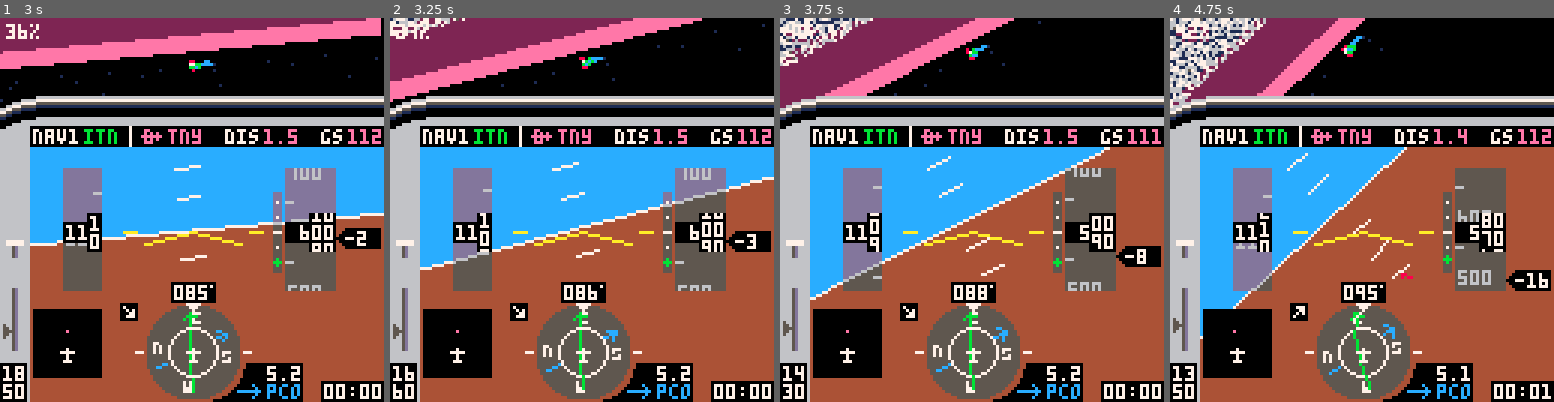
Above: before the commit, frames 1-4 (left to right).
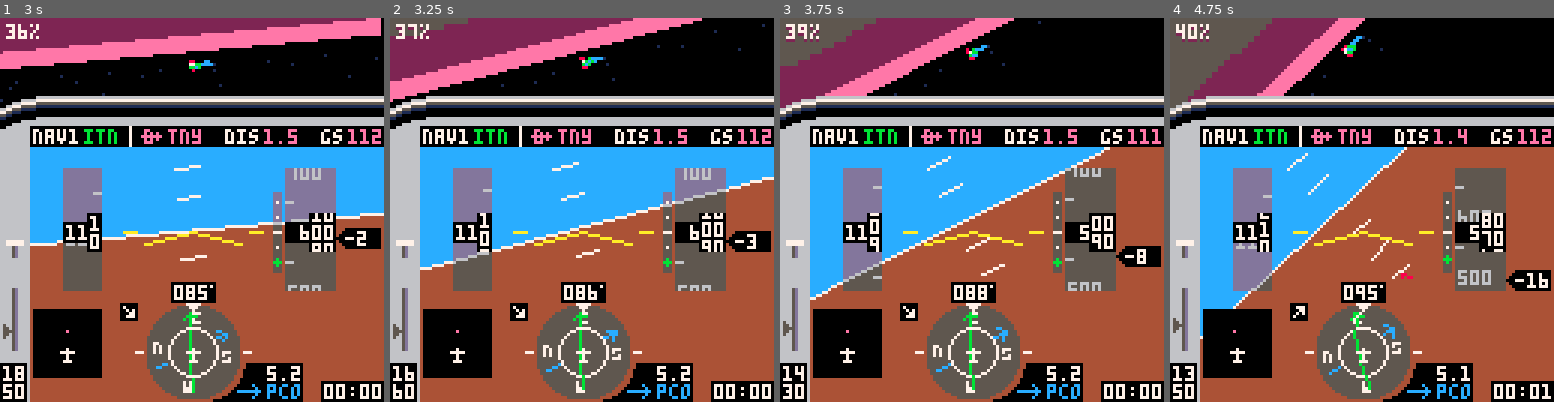
Above: after the commit, the same moments.

Repository: freds72/tiny_sim
Game: PICO-8 cartridge carts/tinysim.p8
Two runs of this game, one before a commit and one after it. Both use one fixed random seed, a clock stepped at 60 frames per second and the inputs below.
Inputs:
- Up to frame 1 (3 s): tap O (Z key) at 0.33, 0.7, 1.43, 2.22 s; tap X (X key) at 1.07, 2.07, 2.4, 2.73 s; hold Left 1.97-2.37 s; hold Down 2.42-2.82 s; hold Right from 2.87 s (still down)
- Up to frame 2 (3.25 s): keep holding Right; tap X (X key) at 3.07 s; tap O (Z key) at 3.1 s
- Up to frame 3 (3.75 s): tap X (X key) at 3.4, 3.73 s; release Right at 3.53 s; hold Up from 3.58 s (still down)
- Up to frame 4 (4.75 s): tap O (Z key) at 3.98 s; tap X (X key) at 4.07, 4.4, 4.73 s; release Up at 4.08 s; hold Right 4.13-4.53 s; hold Down from 4.58 s (still down)

Frame 1 is identical in both runs. In frame 2, 0.5% of the frame differs, in the area x 0-21%, y 0-5%; in frame 3, 1.7%; in frame 4, 3.2%, in the area x 0-27%, y 0-24%.

Commit message:
added support for texture mipmaps

Diff:
--- a/carts/tinysim.p8
+++ b/carts/tinysim.p8
@@ -998,6 +998,9 @@
 function lerp(a,b,t)
 	return a*(1-t)+b*t
 end
+function lerparray(a,t)
+	return a[mid(flr((#a-1)*t)+1,1,#a)]
+end
 
 -- edge cases:
 -- a: -23	-584	-21
@@ -1571,6 +1574,13 @@
 
 -->8
 -- tritex
+local mipmaps={
+	{x=60,y=32,w=2},
+	{x=56,y=32,w=4},
+	{x=48,y=32,w=8},
+	{x=32,y=32,w=16},
+	{x=0,y=32,w=32}}
+local mipmaps_c=#mipmaps-1
 function trapezefill(l,dl,r,dr,start,finish)
 	local l,dl={
 		l[1],l[3],l[4],l[5],
@@ -1591,22 +1601,27 @@
 	end
 
 	-- rasterization
-	for j=start,min(finish,40) do
-		--rectfill(l[1],j,r[1],j,11)
+	for j=flr(start/2)*2,min(flr(finish/2)*2,40),2 do
 		local len=l[5]-l[1]
 		if len>0 then
 			local w0,u0,v0=l[2],l[3],l[4]
-			local dw,du,dv=(l[6]-w0)/len,(l[7]-u0)/len,(l[8]-v0)/len
-			for i=l[1],l[5] do
-				local c=sget(96+(u0/w0)%32,(v0/w0)%32)
-				if(c!=11) pset(i,j,c)
+			local dw,du,dv=2*(l[6]-w0)/len,2*(l[7]-u0)/len,2*(l[8]-v0)/len
+   -- mipmap
+   local m0=shr(mipmaps_c*w0,1)
+   local dm=2*(shr(mipmaps_c*l[6],1)-m0)/len
+			for i=flr(l[1]/2)*2,flr(l[5]/2)*2,2 do
+				-- todo: dm for mipmap selection
+				local mipmap=mipmaps[mid(flr(m0),0,mipmaps_c)+1]
+				local c=sget(mipmap.x+(u0/w0)%mipmap.w,mipmap.y+(v0/w0)%mipmap.w)
+				if(c!=15) rectfill(i,j,i+1,j+1,c)
 				u0+=du
 				v0+=dv
 				w0+=dw
+    m0+=dm
 			end
   end
 		for k,v in pairs(dl) do
-			l[k]+=v
+			l[k]+=2*v
 		end
 	end
 end
Not shown, changed: 64 lines of the sprite sheet (__gfx__) section of carts/tinysim.p8
